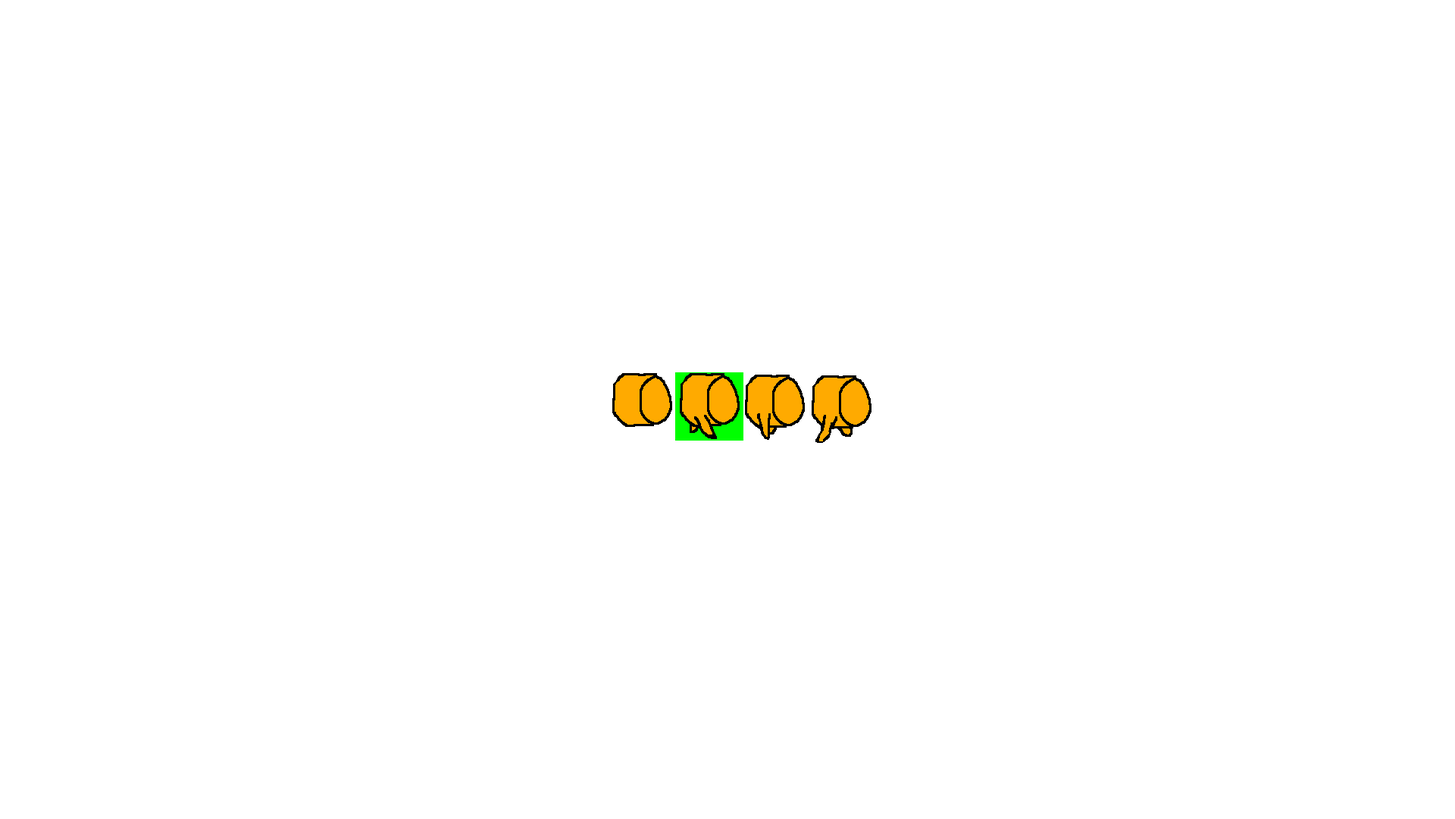
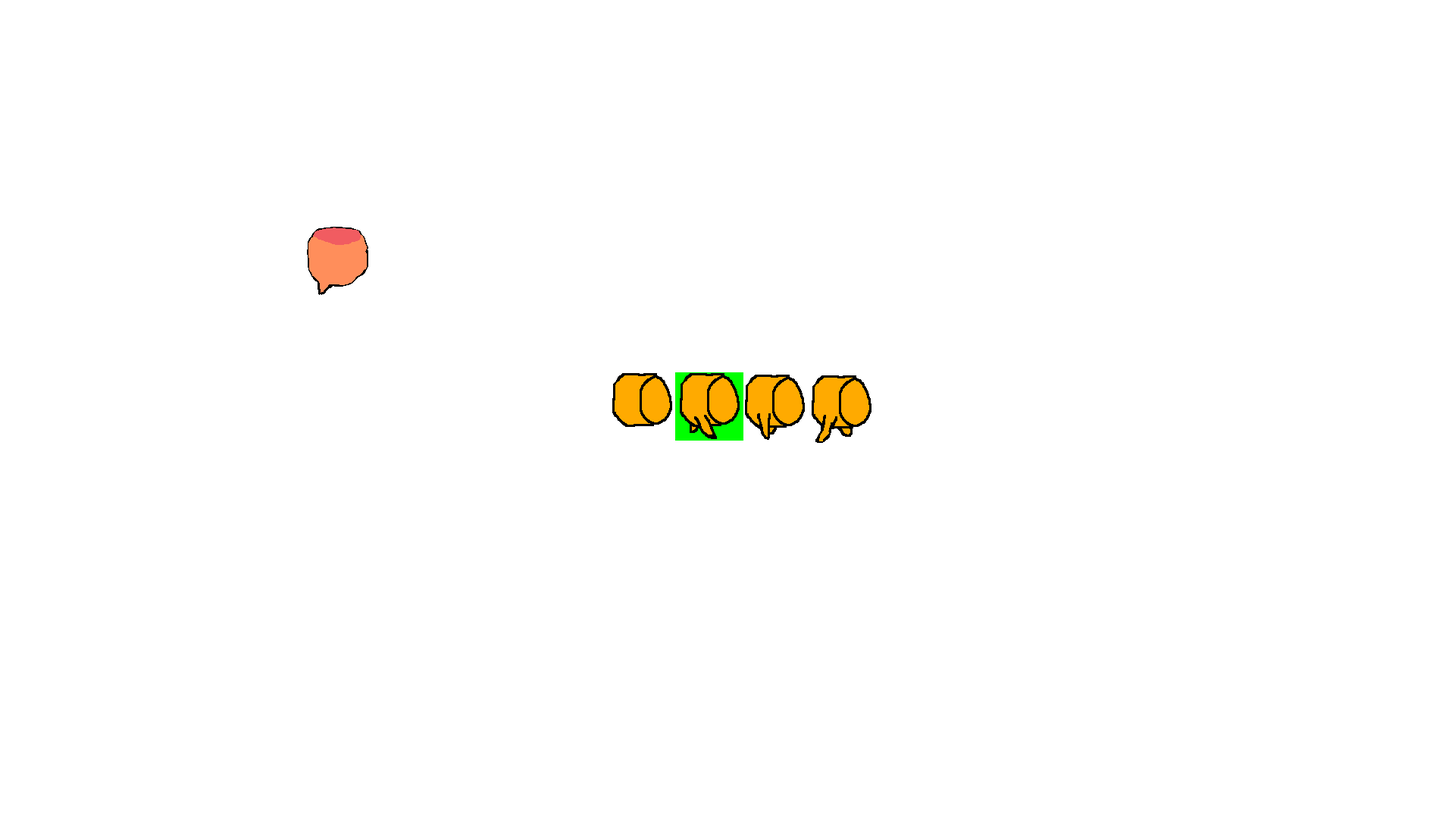
The second 1455px x 819px image is a revision of the first. Changes to its layers:
added layer "leg1" above "segment line" over 317, 280, 333, 295
added layer "segment line" above "segment top" over 306, 226, 369, 287
added layer "segment top" above "segment fill" over 313, 227, 361, 245
added layer "segment fill" above "segment select" over 308, 227, 367, 286
